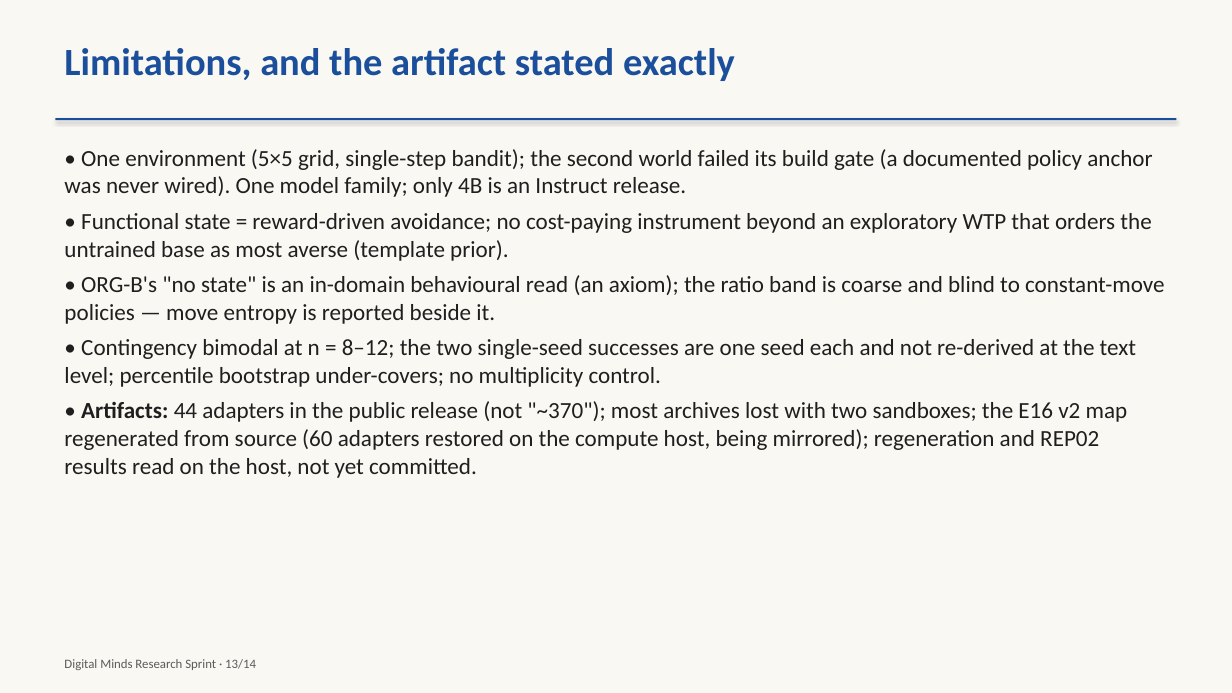
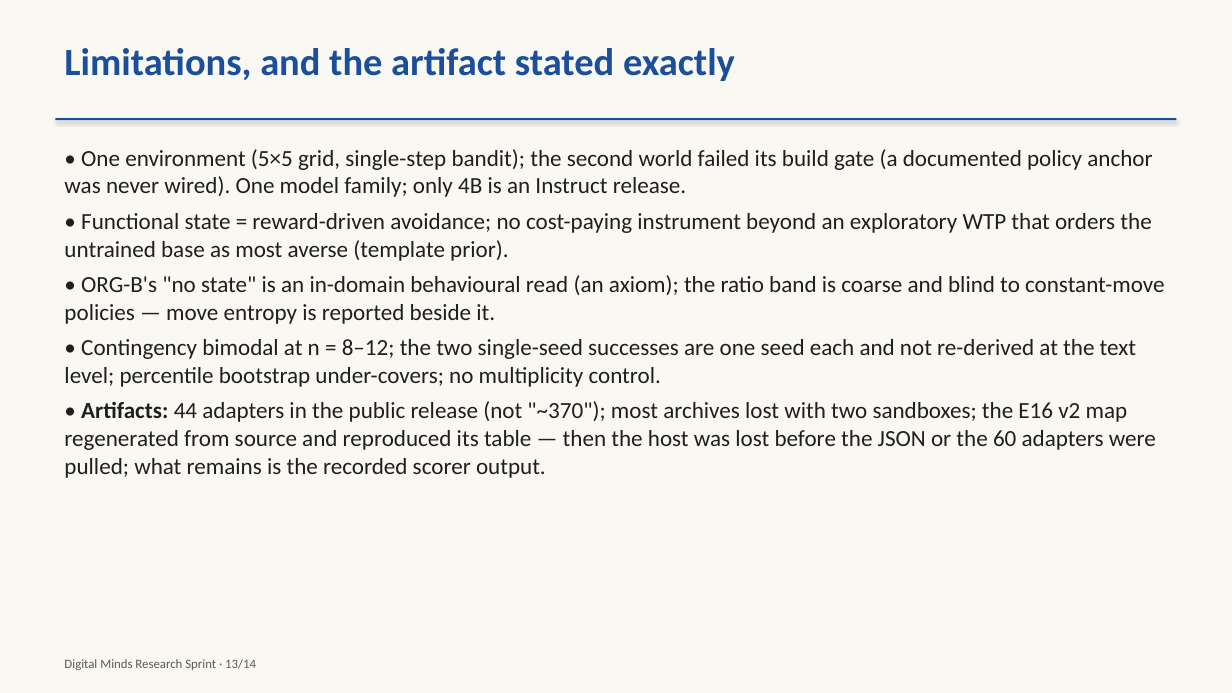
Before and after one commit to Manan-Wadhwa/digital_minds, a slide deck: slide 13 of writing/v2/Digital-Minds-Sprint-Slides-v2.pptx. Drawn at 1232x693 pixels with LibreOffice and Linux fonts; fonts in the diff are those of the drawing. Boxes give left, top, right and bottom in pixels: in the first picture for what was removed or moved away, otherwise in the second. Text is boxed around its words. In the diff, an @@ line names an element or a change of style, - is before the commit and + after.

```diff
--- a/writing/v2/Digital-Minds-Sprint-Slides-v2.pptx
+++ b/writing/v2/Digital-Minds-Sprint-Slides-v2.pptx
@@ text at (64,401,1156,478): text changed @@
-• Artifacts: 44 adapters in the public release (not "~370"); most archives lost with two sandboxes; the E16 v2 map regenerated from source (60 adapters restored on the compute host, being mirrored); regeneration and REP02 results read on the host, not yet committed.
+• Artifacts: 44 adapters in the public release (not "~370"); most archives lost with two sandboxes; the E16 v2 map regenerated from source and reproduced its table — then the host was lost before the JSON or the 60 adapters were pulled; what remains is the recorded scorer output.
```
Also in this commit, not shown: 8 other files.
